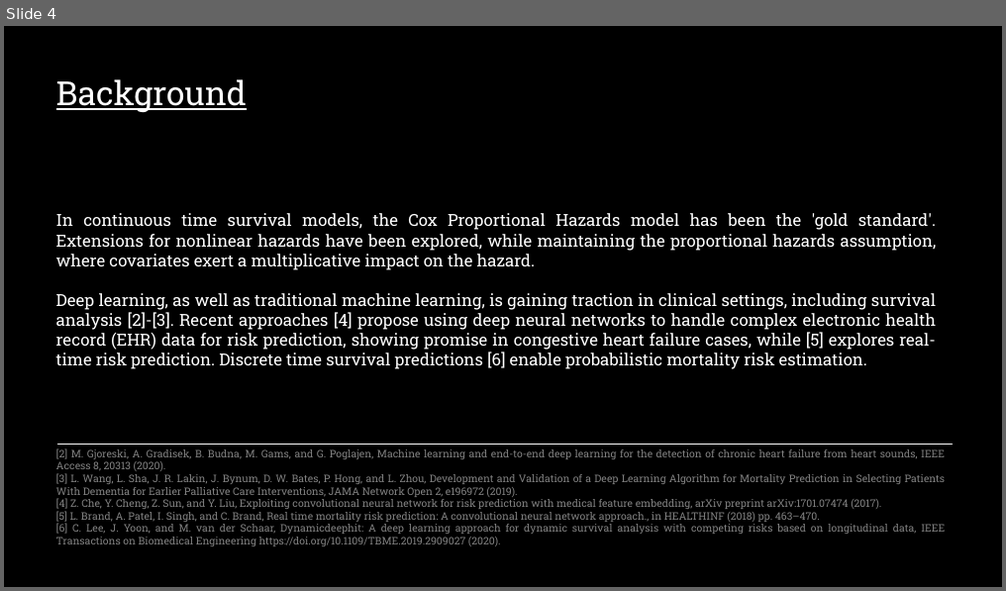
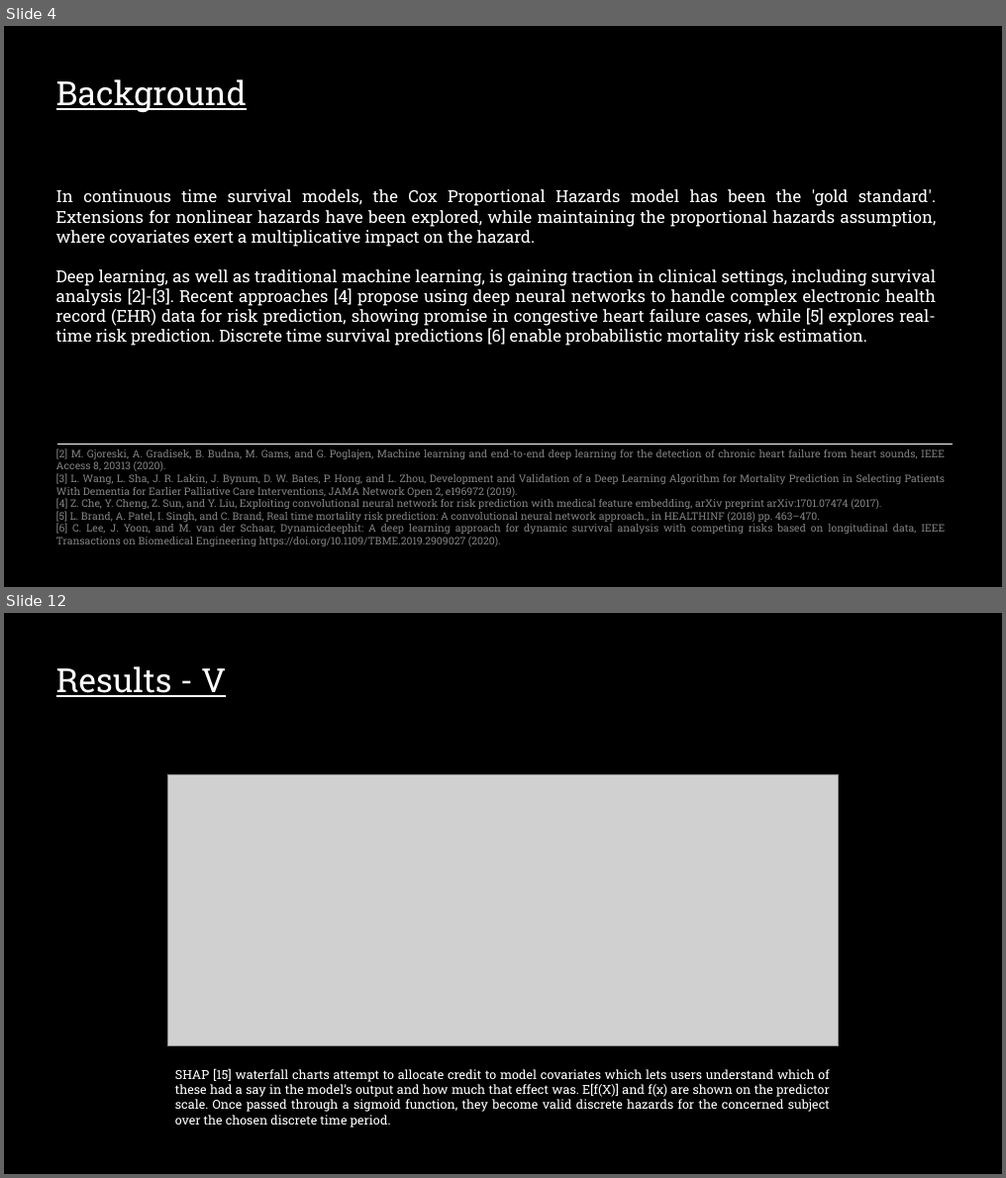
Before and after one commit to sourasen1011/UoE_Research_Project_2023, a slide deck: presentations/powerpoint_presentation/my_presentation.pptx. Shown one above the other, each under a label of ours: slide 4 before the commit, slides 4 and 12 after it; the slides between them are not shown. The pictures are 1006x591 and 1006x1178 pixels, drawn with LibreOffice and Linux fonts; fonts in the diff are those of the drawing; grey boxes stand for pictures. Boxes give left, top, right and bottom in pixels: in the first picture for what was removed or moved away, otherwise in the second. Text is boxed around its words. In the diff, an @@ line names an element or a change of style, - is before the commit and + after.

```diff
--- a/presentations/powerpoint_presentation/my_presentation.pptx
+++ b/presentations/powerpoint_presentation/my_presentation.pptx
@@ slide 12 added at bbox=[4, 613, 1002, 1174], background #000000 @@
@@ text added at bbox=[56, 666, 226, 697], 32 pt, text #FFFFFF, underline @@
+Results - V
@@ picture added at bbox=[168, 775, 839, 1047] @@
@@ text added at bbox=[175, 1068, 830, 1128], 12 pt, text #FFFFFF @@
+SHAP [15] waterfall charts attempt to allocate credit to model covariates which lets users understand which of these had a say in the model’s output and how much that effect was. E[f(X)] and f(x) are shown on the predictor scale. Once passed through a sigmoid function, they become valid discrete hazards for the concerned subject over the chosen discrete time period.
@@ slide 4 changed as well @@
@@ background #FFFFFF to #000000 @@
@@ rectangle removed at bbox=[4, 26, 1002, 587] @@
@@ text "In continuous time survival models, ...": place and size @@
-text "In continuous time survival models, ..." at bbox=[56, 213, 937, 370]
+text "In continuous time survival models, ..." at bbox=[56, 189, 937, 346]
```
Also in this commit, not shown: 6 other slides changed, 6 other slides added, 2 slides removed, 4 other files.
